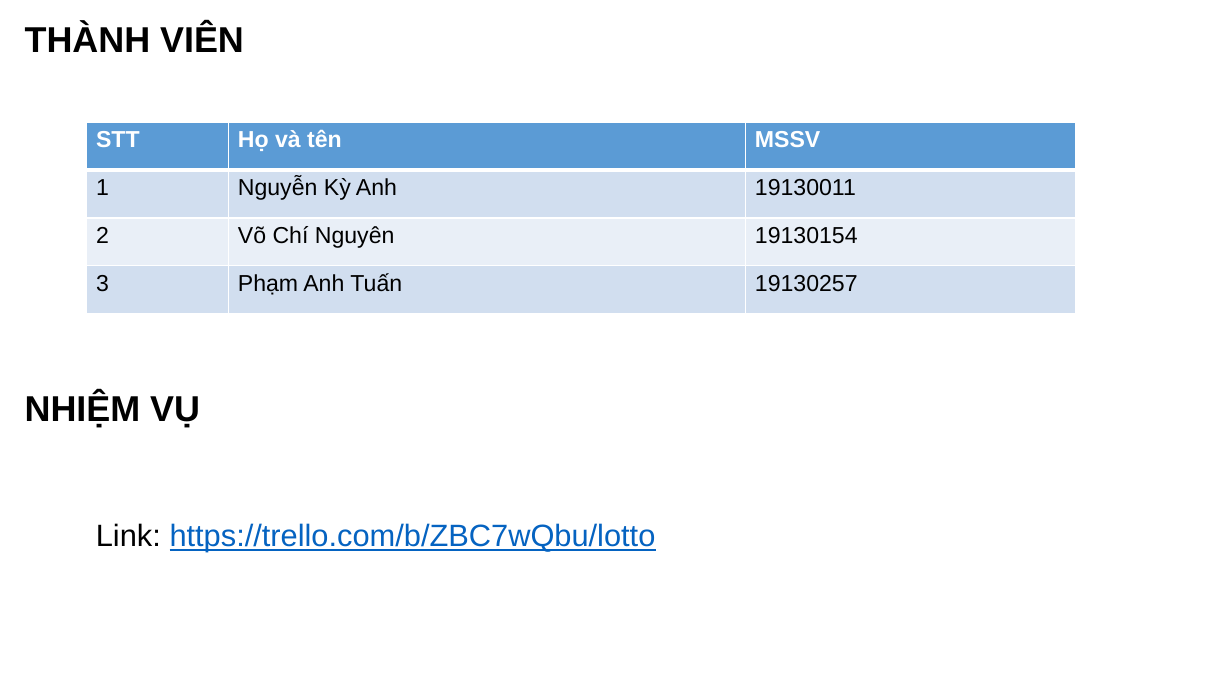
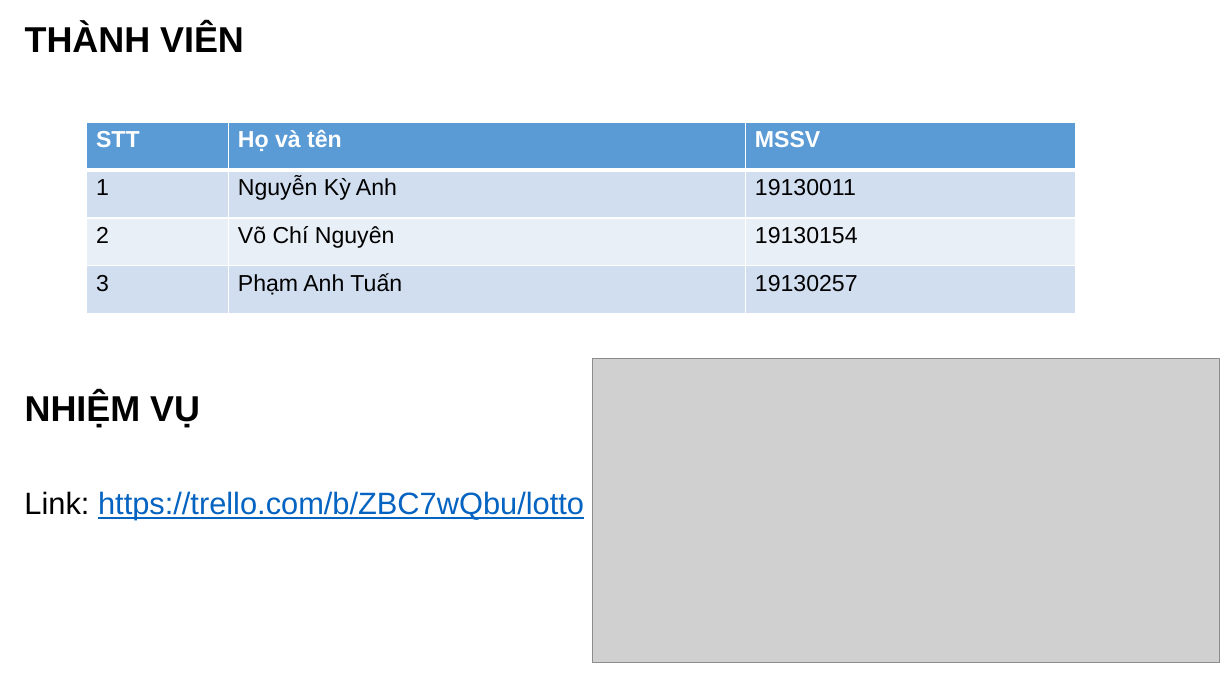
Before and after one commit to KyAnhNguyen/2022_T4_Nhom13, a slide deck: slide 2 of 2022_T4_Nhom13.pptx. Drawn at 1232x693 pixels with LibreOffice and Linux fonts; fonts in the diff are those of the drawing; grey boxes stand for pictures. Boxes give left, top, right and bottom in pixels: in the first picture for what was removed or moved away, otherwise in the second. Text is boxed around its words. In the diff, an @@ line names an element or a change of style, - is before the commit and + after.

```diff
--- a/2022_T4_Nhom13.pptx
+++ b/2022_T4_Nhom13.pptx
@@ picture added at [592, 359, 1219, 663] @@
@@ text "Link: https://trello.com/b/ZBC7wQbu/lotto": place and size @@
-text "Link: https://trello.com/b/ZBC7wQbu/lotto" at [96, 523, 656, 552]
+text "Link: https://trello.com/b/ZBC7wQbu/lotto" at [24, 491, 584, 520]
```
Also in this commit, not shown: 1 other slide changed, 1 slide added, 1 slide removed, 1 other file.
